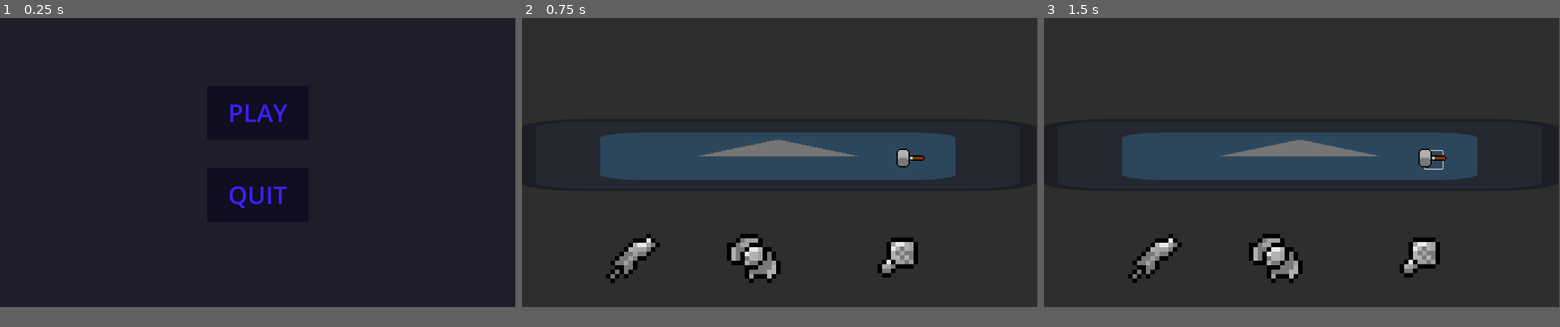
Above: before the commit, frames 1-3 (left to right).
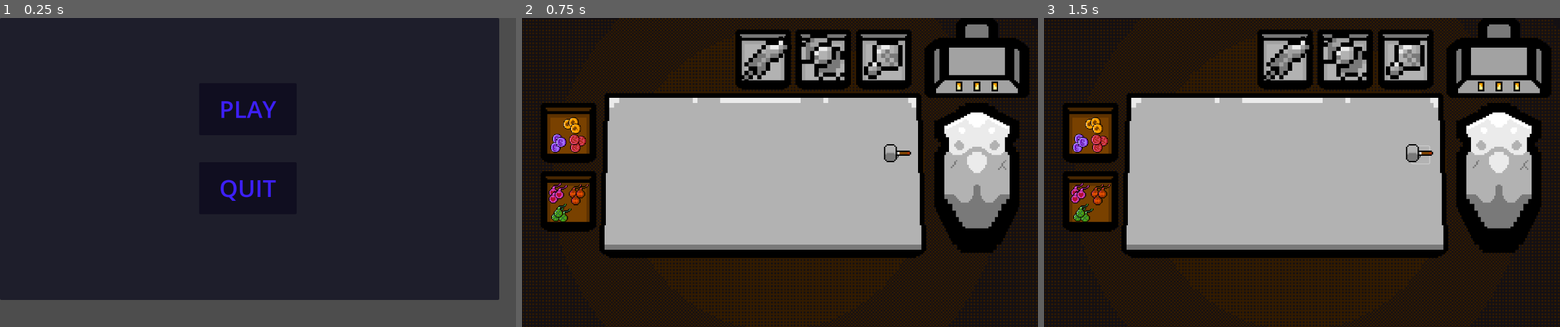
Above: after the commit, the same moments.

Repository: Leone242/GODOT-MelonJam2023
Game: Godot game, scene res://menu.tscn
Two runs of this game, one before a commit and one after it. Both use one fixed random seed, a clock stepped at 60 frames per second and the inputs below. The project has no main scene, so this scene is started directly. The engine's default icon, where the game draws it, is replaced by a stand-in: a white triangle on a blue panel in a dark square.
Inputs (mouse positions are in pixels of both pictures, inside the frame that each line leads up to; where the layout moved, square brackets give the same spot in the first picture):
- Up to frame 1 (0.25 s): no input
- Up to frame 2 (0.75 s): click "PLAY" at 0.5 s
- Up to frame 3 (1.5 s): click (1420, 144) [1436, 160] at 1.25 s
In our replay, the window is 799x449 before the commit and 800x480 after it. These sizes can differ from the game's own. Grey fills any space a smaller window leaves; there, only what the larger window draws over its background counts as a difference.

The runs differ from the first frame. In frame 1, 6.0% of the frame differs, in the area x 0-100%, y 0-94%; in frame 2, 94%, in the area x 0-100%, y 0-100%; in frame 3, 94%.

Commit message:
background

Diff:
--- a/Weapon.gd
+++ b/Weapon.gd
@@ -53,15 +53,12 @@
 			get_node("Icon3").hide()
 			get_node("Bainha").hide()
 			get_node("Icon4").show()
-		4:
-			get_node("Icon4").hide()
-			get_node("Icon5").show()
 
 			$Craft.hide()
 
 
 func _on_craft_pressed():
-	if weapon_estate <=3:
+	if weapon_estate <=2:
 		weapon_estate +=1
 
 
--- a/main.tscn
+++ b/main.tscn
@@ -1,8 +1,7 @@
-[gd_scene load_steps=19 format=3 uid="uid://dvcsq6tphnwwr"]
+[gd_scene load_steps=29 format=3 uid="uid://dvcsq6tphnwwr"]
 
 [ext_resource type="PackedScene" uid="uid://bsqnjxw0f1l8t" path="res://weapon.tscn" id="1_anqxf"]
 [ext_resource type="Script" path="res://main.gd" id="1_qh5jr"]
-[ext_resource type="Texture2D" uid="uid://dfwqf04y2d5f4" path="res://icon.svg" id="2_j0k3y"]
 [ext_resource type="PackedScene" uid="uid://b54ybogrb6swr" path="res://sprites/cursores/cursor.tscn" id="2_xgn82"]
 [ext_resource type="Texture2D" uid="uid://b8xvduydg17an" path="res://sprites/maças/SemiMaçaB.png" id="4_3gv1x"]
 [ext_resource type="Texture2D" uid="uid://cxb53njoue468" path="res://sprites/maças/MaçaB.png" id="5_eew8u"]
@@ -10,11 +9,22 @@
 [ext_resource type="Texture2D" uid="uid://bc2ou8crbwwyc" path="res://sprites/maças/MaçaCompletaB.png" id="6_ri0c1"]
 [ext_resource type="Texture2D" uid="uid://bdcs6pvdp732s" path="res://sprites/maças/MaçaCompletaF.png" id="7_mefm3"]
 [ext_resource type="Texture2D" uid="uid://ca256t3sblus7" path="res://sprites/maças/Bainha.png" id="8_87mye"]
+[ext_resource type="Texture2D" uid="uid://rtm6fe3njndi" path="res://sprites/maças/MaçaCompletaA.png" id="8_cy04y"]
+[ext_resource type="Texture2D" uid="uid://cys61uv2f6kpl" path="res://sprites/maças/MaçaCompletaT.png" id="9_24p4o"]
 [ext_resource type="Texture2D" uid="uid://rl1uyek3lgyn" path="res://sprites/machados/SemiMachadoB.png" id="9_b26sh"]
 [ext_resource type="Texture2D" uid="uid://b6g5ojlo4xy0k" path="res://sprites/machados/MachadoB.png" id="10_ntx0p"]
 [ext_resource type="Texture2D" uid="uid://c6lcfqnokcg48" path="res://sprites/machados/MachadoCompletoB.png" id="11_gqbx6"]
 [ext_resource type="Texture2D" uid="uid://ctf5geubfxuhg" path="res://sprites/machados/MachadoCompletoF.png" id="12_rwkau"]
 [ext_resource type="Texture2D" uid="uid://is2m32fkichj" path="res://sprites/machados/bainha.png" id="13_l0dxl"]
+[ext_resource type="Texture2D" uid="uid://sf71p0qnov1x" path="res://sprites/machados/MachadoCompletoA.png" id="15_6f01v"]
+[ext_resource type="Texture2D" uid="uid://d03j75c5rbxyg" path="res://sprites/runas/runasA.png" id="16_6y3ph"]
+[ext_resource type="Texture2D" uid="uid://dpnqdd5omjkyd" path="res://sprites/machados/MachadoCompletoT.png" id="16_lokdk"]
+[ext_resource type="Texture2D" uid="uid://dcrra07a1rs1f" path="res://sprites/UI/Background.png" id="16_tllev"]
+[ext_resource type="Texture2D" uid="uid://blqmn5yafruos" path="res://sprites/runas/runasF.png" id="17_1bqvo"]
+[ext_resource type="Texture2D" uid="uid://bhlv0yx7j15t7" path="res://sprites/runas/runasT.png" id="18_11bld"]
+[ext_resource type="Texture2D" uid="uid://cjcsqnkenhurb" path="res://sprites/charms/CharmAmor.png" id="19_8vwco"]
+[ext_resource type="Texture2D" uid="uid://cs327mx8lpwo2" path="res://sprites/charms/CharmForça.png" id="20_b1nxy"]
+[ext_resource type="Texture2D" uid="uid://cdds7idgvsm8q" path="res://sprites/charms/CharmSorte.png" id="21_4vpdo"]
 
 [sub_resource type="GDScript" id="GDScript_kxox1"]
 script/source = "extends Node2D
@@ -174,7 +184,7 @@
 "
 
 [sub_resource type="RectangleShape2D" id="RectangleShape2D_ydqo5"]
-size = Vector2(1141, 153)
+size = Vector2(702, 277)
 
 [node name="Main" type="Node2D"]
 script = ExtResource("1_qh5jr")
@@ -184,16 +194,12 @@
 [node name="CanvasGroup" type="CanvasGroup" parent="."]
 y_sort_enabled = true
 
-[node name="Panel" type="Panel" parent="CanvasGroup"]
-offset_right = 1158.0
-offset_bottom = 656.0
-
 [node name="Sword" parent="CanvasGroup" node_paths=PackedStringArray("mark") instance=ExtResource("1_anqxf")]
-position = Vector2(249, 534)
+position = Vector2(563, 92)
 mark = NodePath("../Marker2D")
 
 [node name="Mace" parent="CanvasGroup" node_paths=PackedStringArray("mark") instance=ExtResource("1_anqxf")]
-position = Vector2(836, 542)
+position = Vector2(831, 102)
 script = SubResource("GDScript_kxox1")
 mark = NodePath("../Marker2D")
 
@@ -209,14 +215,20 @@
 [node name="Icon4" parent="CanvasGroup/Mace" index="3"]
 texture = ExtResource("6_ri0c1")
 
-[node name="Icon5" parent="CanvasGroup/Mace" index="4"]
+[node name="Icon5F" parent="CanvasGroup/Mace" index="4"]
 texture = ExtResource("7_mefm3")
 
-[node name="Bainha" parent="CanvasGroup/Mace" index="5"]
+[node name="Icon5W" parent="CanvasGroup/Mace" index="5"]
+texture = ExtResource("8_cy04y")
+
+[node name="Icon5E" parent="CanvasGroup/Mace" index="6"]
+texture = ExtResource("9_24p4o")
+
+[node name="Bainha" parent="CanvasGroup/Mace" index="7"]
 texture = ExtResource("8_87mye")
 
 [node name="Axe" parent="CanvasGroup" node_paths=PackedStringArray("mark") instance=ExtResource("1_anqxf")]
-position = Vector2(519, 534)
+position = Vector2(696, 86)
 script = SubResource("GDScript_nn7fl")
 mark = NodePath("../Marker2D")
 
@@ -232,32 +244,33 @@
 [node name="Icon4" parent="CanvasGroup/Axe" index="3"]
 texture = ExtResource("11_gqbx6")
 
-[node name="Icon5" parent="CanvasGroup/Axe" index="4"]
+[node name="Icon5F" parent="CanvasGroup/Axe" index="4"]
 texture = ExtResource("12_rwkau")
 
-[node name="Bainha" parent="CanvasGroup/Axe" index="5"]
+[node name="Icon5W" parent="CanvasGroup/Axe" index="5"]
+texture = ExtResource("15_6f01v")
+
+[node name="Icon5E" parent="CanvasGroup/Axe" index="6"]
+texture = ExtResource("16_lokdk")
+
+[node name="Bainha" parent="CanvasGroup/Axe" index="7"]
 texture = ExtResource("13_l0dxl")
 
 [node name="Table" type="Node2D" parent="CanvasGroup"]
 position = Vector2(-13, -142)
 
-[node name="Icon" type="Sprite2D" parent="CanvasGroup/Table"]
-position = Vector2(586, 449.5)
-scale = Vector2(9.01563, 1.25781)
-texture = ExtResource("2_j0k3y")
-
 [node name="Table" type="Area2D" parent="CanvasGroup/Table"]
 
 [node name="CollisionShape2D" type="CollisionShape2D" parent="CanvasGroup/Table/Table"]
-position = Vector2(599, 450)
+position = Vector2(568, 498.5)
 shape = SubResource("RectangleShape2D_ydqo5")
 
 [node name="Marker2D" type="Marker2D" parent="CanvasGroup"]
-position = Vector2(571, 314)
+position = Vector2(556, 336)
 
 [node name="Camera2D" type="Camera2D" parent="."]
-position = Vector2(577, 324)
-scale = Vector2(-214.752, 256.389)
+position = Vector2(596, 359)
+scale = Vector2(0.8, 0.8)
 
 [node name="Hammer" type="Button" parent="."]
 offset_left = 852.0
@@ -272,6 +285,104 @@
 scale = Vector2(3, 3)
 texture = ExtResource("5_xfbyw")
 
+[node name="BG" type="Sprite2D" parent="."]
+show_behind_parent = true
+position = Vector2(598, 362)
+scale = Vector2(3.8, 3.8)
+texture = ExtResource("16_tllev")
+
+[node name="CanvasGroup2" type="CanvasGroup" parent="."]
+
+[node name="RunasA" type="Sprite2D" parent="CanvasGroup2"]
+position = Vector2(78, 281)
+scale = Vector2(1.5, 1.5)
+texture = ExtResource("16_6y3ph")
+
+[node name="RunasA2" type="Sprite2D" parent="CanvasGroup2"]
+position = Vector2(74, 301)
+scale = Vector2(1.5, 1.5)
+texture = ExtResource("16_6y3ph")
+
+[node name="RunasA3" type="Sprite2D" parent="CanvasGroup2"]
+position = Vector2(87, 288)
+scale = Vector2(1.5, 1.5)
+texture = ExtResource("16_6y3ph")
+
+[node name="RunasF" type="Sprite2D" parent="CanvasGroup2"]
+position = Vector2(133, 286)
+scale = Vector2(1.5, 1.5)
+texture = ExtResource("17_1bqvo")
+
+[node name="RunasF2" type="Sprite2D" parent="CanvasGroup2"]
+position = Vector2(120, 301)
+scale = Vector2(1.5, 1.5)
+texture = ExtResource("17_1bqvo")
+
+[node name="RunasF3" type="Sprite2D" parent="CanvasGroup2"]
+position = Vector2(118, 283)
+scale = Vector2(1.5, 1.5)
+texture = ExtResource("17_1bqvo")
+
+[node name="RunasT" type="Sprite2D" parent="CanvasGroup2"]
+position = Vector2(104, 246)
+scale = Vector2(1.5, 1.5)
+texture = ExtResource("18_11bld")
+
+[node name="RunasT2" type="Sprite2D" parent="CanvasGroup2"]
+position = Vector2(116, 242)
+scale = Vector2(1.5, 1.5)
+texture = ExtResource("18_11bld")
+
+[node name="RunasT3" type="Sprite2D" parent="CanvasGroup2"]
+position = Vector2(121, 257)
+scale = Vector2(1.5, 1.5)
+texture = ExtResource("18_11bld")
+
+[node name="CharmAmor" type="Sprite2D" parent="CanvasGroup2"]
+position = Vector2(74, 400)
+scale = Vector2(2, 2)
+texture = ExtResource("19_8vwco")
+
+[node name="CharmAmor2" type="Sprite2D" parent="CanvasGroup2"]
+position = Vector2(74, 415)
+scale = Vector2(2, 2)
+texture = ExtResource("19_8vwco")
+
+[node name="CharmAmor3" type="Sprite2D" parent="CanvasGroup2"]
+position = Vector2(88, 405)
+scale = Vector2(2, 2)
+texture = ExtResource("19_8vwco")
+
+[node name="CharmForça" type="Sprite2D" parent="CanvasGroup2"]
+position = Vector2(121, 403)
+scale = Vector2(2, 2)
+texture = ExtResource("20_b1nxy")
+
+[node name="CharmForça2" type="Sprite2D" parent="CanvasGroup2"]
+position = Vector2(126, 419)
+scale = Vector2(2, 2)
+texture = ExtResource("20_b1nxy")
+
+[node name="CharmForça3" type="Sprite2D" parent="CanvasGroup2"]
+position = Vector2(137, 403)
+scale = Vector2(2, 2)
+texture = ExtResource("20_b1nxy")
+
+[node name="CharmSorte" type="Sprite2D" parent="CanvasGroup2"]
+position = Vector2(80, 457)
+scale = Vector2(2, 2)
+texture = ExtResource("21_4vpdo")
+
+[node name="CharmSorte2" type="Sprite2D" parent="CanvasGroup2"]
+position = Vector2(97, 459)
+scale = Vector2(2, 2)
+texture = ExtResource("21_4vpdo")
+
+[node name="CharmSorte3" type="Sprite2D" parent="CanvasGroup2"]
+position = Vector2(86, 448)
+scale = Vector2(2, 2)
+texture = ExtResource("21_4vpdo")
+
 [connection signal="mouse_exited" from="CanvasGroup/Table/Table" to="Cursor" method="_on_table_mouse_exited"]
 [connection signal="pressed" from="Hammer" to="Cursor" method="_on_hammer_pressed"]
 
--- a/project.godot
+++ b/project.godot
@@ -16,6 +16,8 @@
 
 [display]
 
+window/size/viewport_width=1200
+window/size/viewport_height=720
 mouse_cursor/custom_image="res://sprites/cursores/MãoA.png"
 
 [dotnet]
--- a/weapon.tscn
+++ b/weapon.tscn
@@ -6,6 +6,8 @@
 [ext_resource type="Texture2D" uid="uid://babt5e3s6quan" path="res://sprites/espadas/EspadaCompletaB.png" id="4_oiurk"]
 [ext_resource type="Texture2D" uid="uid://ck6n5h7r6u1oj" path="res://sprites/espadas/EspadaCompletaF.png" id="5_k5jad"]
 [ext_resource type="Texture2D" uid="uid://bxvxgcpuvxves" path="res://sprites/espadas/Bainha.png" id="6_s0weo"]
+[ext_resource type="Texture2D" uid="uid://buyhu3sjm0t4u" path="res://sprites/espadas/EspadaCompletaA.png" id="6_v7pod"]
+[ext_resource type="Texture2D" uid="uid://banr1chh0l1es" path="res://sprites/espadas/EspadaCompletaT.png" id="7_y5pic"]
 
 [sub_resource type="RectangleShape2D" id="RectangleShape2D_4tmxm"]
 size = Vector2(161, 107)
@@ -32,10 +34,20 @@
 scale = Vector2(10, 10)
 texture = ExtResource("4_oiurk")
 
-[node name="Icon5" type="Sprite2D" parent="."]
+[node name="Icon5F" type="Sprite2D" parent="."]
 visible = false
 scale = Vector2(10, 10)
 texture = ExtResource("5_k5jad")
+
+[node name="Icon5W" type="Sprite2D" parent="."]
+visible = false
+scale = Vector2(10, 10)
+texture = ExtResource("6_v7pod")
+
+[node name="Icon5E" type="Sprite2D" parent="."]
+visible = false
+scale = Vector2(10, 10)
+texture = ExtResource("7_y5pic")
 
 [node name="Bainha" type="Sprite2D" parent="."]
 visible = false
Not shown: 1 places in weapon.tscn that only renumber resources
